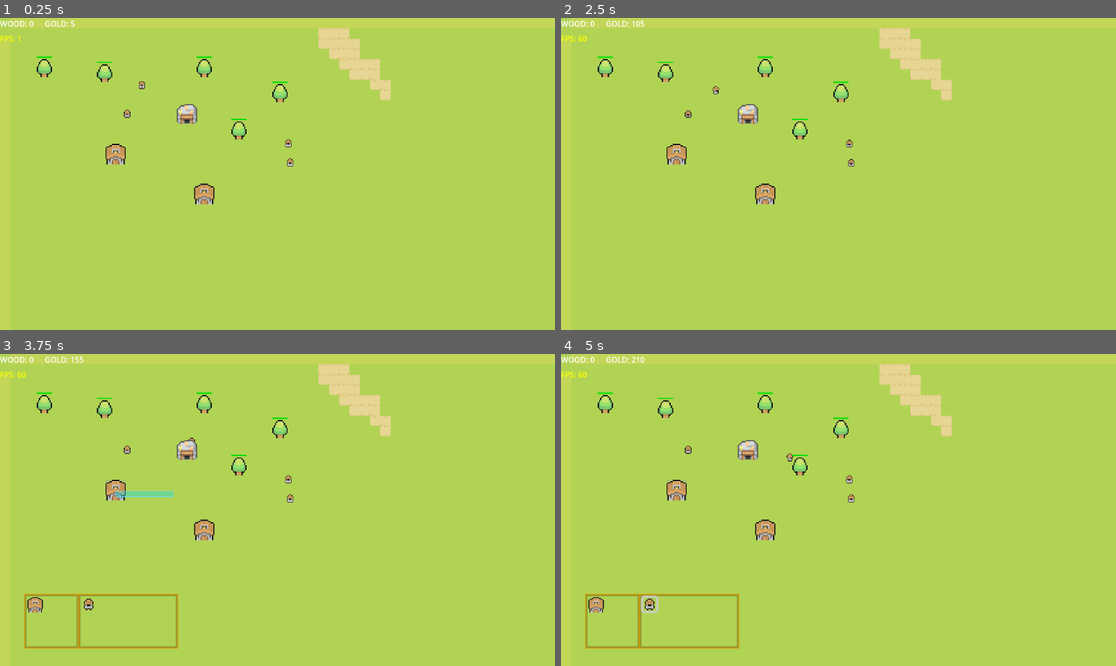
Above: before the commit, frames 1-4 (two rows, left to right).
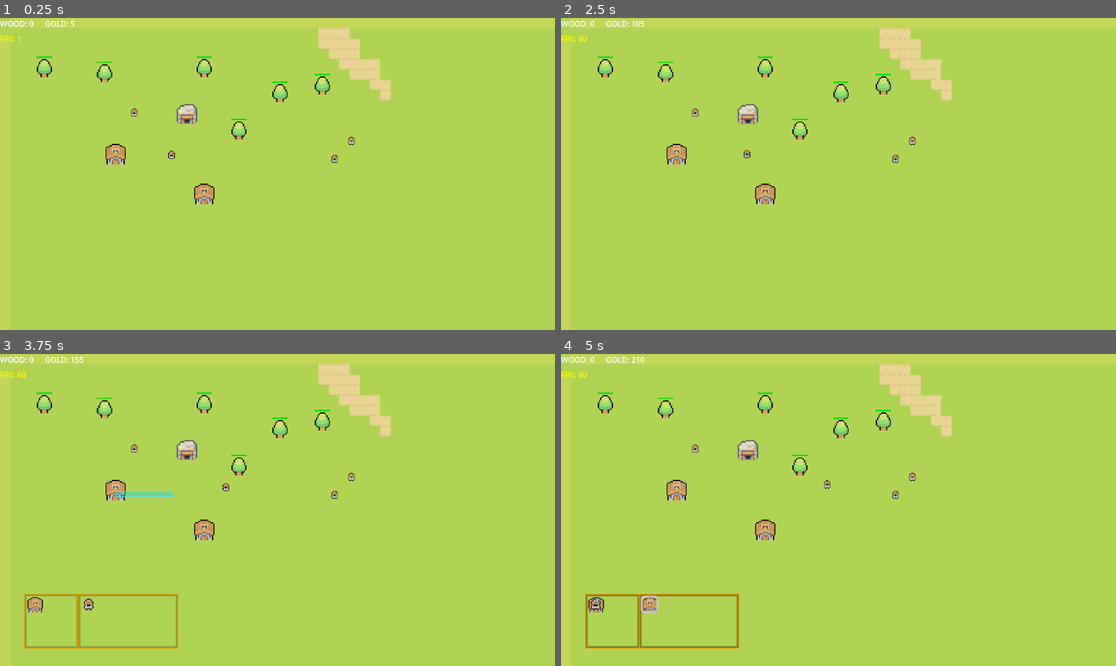
Above: after the commit, the same moments.

Repository: tavriec01/2d-rts-prototype
Game: Godot game, scene res://world.tscn
Same seed, same stepped clock (60 frames per second), same inputs: the game is played once before the commit and once after it.
Inputs (mouse positions are in pixels of both pictures, inside the frame that each line leads up to):
- Up to frame 1 (0.25 s): no input
- Up to frame 2 (2.5 s): drag from (705, 86) to (849, 164) at 0.52 s; drag from (849, 164) to (705, 86) at 1.27 s; move the mouse to (849, 145) at 2.02 s; hold Right (ui_right) from 2.03 s (still down); hold Right mouse button (RightClick) from 2.03 s (still down); tap A (AttackMove) at 2.1 s; click (849, 145) at 2.17 s
- Up to frame 3 (3.75 s): release Right (ui_right) at 2.75 s; release Right mouse button (RightClick) at 2.75 s; drag from (127, 453) to (288, 478) at 2.77 s; drag from (116, 497) to (288, 478) at 3.52 s
- Up to frame 4 (5 s): click (649, 603) at 4.25 s

The runs differ from the first frame. In frame 1, 0.4% of the frame differs, in the area x 22-64%, y 17-48%; in frame 2, 0.4%; in frame 3, 0.4%; in frame 4, 0.8%, in the area x 4-64%, y 17-94%.
Error before the commit: Invalid access to property or key 'target' on a base object of type 'CharacterBody2D (Unit)'. (res://Global/spawn_unit.gd:50)

Commit message:
SM engaging com soon

Diff:
--- a/Global/state_machine.gd
+++ b/Global/state_machine.gd
@@ -1,12 +1,12 @@
 extends Node
 class_name StateMachine
 
-var state = null
-var previous_state = null
-var new_state = null
+var state : int
+var previous_state : int
 var states = {}
 
 @onready var parent = get_parent()
+
 
 func _physics_process(delta):
 	if state != null:
@@ -15,25 +15,32 @@
 		if transition != null:
 			set_state(transition)
 
+
 func _state_logic(delta):
 	pass
+
 
 func _get_transition(delta):
 	pass
 
-func set_state(transition):
+
+func set_state(new_state):
 	previous_state = state
 	state = new_state
+
 	if previous_state != null:
 		_exit_state(previous_state, new_state)
 	if new_state != null:
 		_enter_state(new_state, previous_state)
 
-func _enter_state(new_state, previous_state):
-	pass
 
 func _exit_state(previous_state, new_state):
 	pass
 
+
+func _enter_state(new_state, previous_state):
+	pass
+
+
 func add_state(state_name):
 	states[state_name] = states.size()
--- a/Global/unit_sm.gd
+++ b/Global/unit_sm.gd
@@ -6,7 +6,7 @@
 	ATTACK_MOVE,
 	HOLD
 }
-var command = Commands.NONE
+var command : int = Commands.NONE
 
 enum CommandMods {
 	NONE,
@@ -31,7 +31,6 @@
 			command = Commands.HOLD
 			set_state(states.idle)
 		if Input.is_action_just_released("RightClick"):
-			parent.movement_target = event.position
 			set_state(states.moving)
 			match command_mod:
 				CommandMods.NONE:
@@ -47,82 +46,71 @@
 			parent.move_to_target(delta, parent.movement_target)
 		states.engaging:
 			if parent.attack_target.get_ref():
+				parent.isEngaging = true
 				parent.move_to_target(delta, parent.attack_target.get_ref().position)
 			else:
+				parent.isEngaging = false
 				set_state(states.idle)
 		states.attacking:
 			pass
 		states.dying:
 			pass
 
-func _enter_state(new_state, old_state):
-	print(new_state)
+func _enter_state(new_state, previous_state):
 	match state:
 		states.idle:
-			if parent.facing_forward:
-				parent.sprite.frames = parent.idle_forward_frames
-			else:
-				parent.sprite.frames = parent.idle_back_frames
+			pass
 		states.moving:
-			if parent.position.x < parent.movement_target.x:
-				parent.sprite.flip_h = false
-			elif parent.position.x > parent.movement_target.x:
-				parent.sprite.flip_h = true
-			if parent.position.y < parent.movement_target.y:
-				parent.sprite.frames = parent.walking_forward_frames
-				parent.facing_forward = true
-			elif parent.position.y > parent.movement_target.y:
-				parent.sprite.frames = parent.walking_back_frames
-				parent.facing_forward = false
+			pass
 		states.engaging:
-			if parent.position.x < parent.attack_target.get_ref().position.x:
-				parent.sprite.flip_h = false
-			elif parent.position.x > parent.attack_target.get_ref().position.x:
-				parent.sprite.flip_h = true
-			if parent.position.y < parent.attack_target.get_ref().position.y:
-				parent.sprite.frames = parent.walking_forward_frames
-				parent.facing_forward = true
-			elif parent.position.y > parent.attack_target.get_ref().position.y:
-				parent.sprite.frames = parent.walking_back_frames
-				parent.facing_forward = false
+			pass
 		states.attacking:
-			if parent.facing_forward:
-				parent.sprite.frames = parent.attack_forward_frames
-			else:
-				parent.sprite.frames = parent.attack_back_frames
+			pass
 		states.dying:
-			if parent.facing_forward:
-				parent.sprite.frames = parent.die_forward_frames
-			else:
-				parent.sprite.frames = parent.die_back_frames
+			pass
 
-func _exit_state(old_state, new_state):
-	match old_state:
+func _exit_state(previous_state, new_state):
+	match previous_state:
 		states.attacking:
 			if new_state == states.idle:
 				parent.attack_target = null
 		states.moving:
 			if new_state != states.moving and command != Commands.ATTACK_MOVE:
-				parent.movement_target = parent.positionS
+				parent.movement_target = parent.position
+				parent.path.remove_at(0)
 
 func _get_transition(delta):
 	match state:
 		states.idle:
-			if parent.closest_enemy() != null:
-				parent.attack_target = parent.closest_enemy()
-				set_state(states.engaging)
+			match command:
+				Commands.HOLD:
+					if parent.closest_enemy_within_range() != null:
+						parent.attack_target = weakref(parent.closest_enemy_within_range())
+						set_state(states.attacking)
+				Commands.ATTACK_MOVE:
+					set_state(states.moving)
+				Commands.NONE:
+					if parent.closest_enemy() != null:
+						parent.attack_target = weakref(parent.closest_enemy())
+						set_state(states.engaging)
 		states.moving:
+			if (command == Commands.ATTACK_MOVE):
+				if parent.closest_enemy() != null:
+					parent.attack_target = weakref(parent.closest_enemy())
+					set_state(states.engaging)
 			if parent.position.distance_to(parent.movement_target) < parent.target_max:
 				parent.movement_target = parent.position
+				parent.path.remove_at(0)
 				set_state(states.idle)
+				command = Commands.NONE
 		states.engaging:
 			if parent.closest_enemy_within_range() != null:
 				parent.attack_target = weakref(parent.closest_enemy())
-				if parent.attack_target.get_ref():
-					parent.attack_target.get_ref().take_damage()
-				set_state(states.engaging)
+				set_state(states.attacking)
 		states.attacking:
-			pass
+			if !parent.attack_target.get_ref():
+				set_state(states.idle)
+				parent.attack_target = null
 		states.dying:
 			pass
 
@@ -134,7 +122,7 @@
 		if parent.last_distance_to_target < parent.position.distance_to(parent.movement_target) + parent.move_treshold:
 			parent.movement_target = parent.position
 			parent.path.remove_at(0)
-			set_state("idle")
+			set_state(states.idle)
 
 
 func _on_animation_player_animation_finished(anim_name):
--- /dev/null
+++ b/Materials/blue_unit_shader_material.tres
@@ -0,0 +1,8 @@
+[gd_resource type="ShaderMaterial" load_steps=2 format=3]
+
+[ext_resource type="Shader" path="res://Materials/unit_shader_material.gdshader" id="1_g2km3"]
+
+[resource]
+shader = ExtResource("1_g2km3")
+shader_parameter/REPLACE_COLOR = Color(0.65098, 0.65098, 0.65098, 1)
+shader_parameter/FACTION_COLOR = Color(0.117647, 0.109804, 1, 1)
--- /dev/null
+++ b/Materials/red_unit_shader_material.tres
@@ -0,0 +1,8 @@
+[gd_resource type="ShaderMaterial" load_steps=2 format=3 uid="uid://7nawm3w7floa"]
+
+[ext_resource type="Shader" path="res://Materials/unit_shader_material.gdshader" id="1_tvs60"]
+
+[resource]
+shader = ExtResource("1_tvs60")
+shader_parameter/REPLACE_COLOR = Color(0.65098, 0.65098, 0.65098, 1)
+shader_parameter/FACTION_COLOR = Color(1, 0.0901961, 0.0588235, 1)
--- a/Materials/unit_shader_material.gdshader
+++ b/Materials/unit_shader_material.gdshader
@@ -1,15 +1,13 @@
 shader_type canvas_item;
 
+uniform vec4 REPLACE_COLOR : source_color;
+uniform vec4 FACTION_COLOR : source_color;
+
 void fragment() {
-    COLOR = texture(TEXTURE, UV); // Get pixel color from the image texture
-    float grey = .21 * COLOR.r + .71 * COLOR.g + .07 * COLOR.b;
-    COLOR.rgb = vec3(grey); // Change the color value
+	vec4 curr_color = texture(TEXTURE, UV);
+	if (curr_color == REPLACE_COLOR){
+		COLOR = FACTION_COLOR;
+	} else {
+		COLOR = curr_color;
+	}
 }
-	/*COLOR = texture(TEXTURE, UV);
-	vec4 curr_col = texture(TEXTURE, UV);
-	if (curr_col == vec4(166.0/255.0, 166.0/255.0, 166.0/255.0, 1)) {
-		COLOR == vec4(0.0/255.0, 77.0/255.0, 255.0/255.0, 1);
-	} else {
-		COLOR = curr_col;
-	}
-}*/
--- a/Materials/unit_shader_material.tres
+++ /dev/null
@@ -1,6 +0,0 @@
-[gd_resource type="ShaderMaterial" load_steps=2 format=3 uid="uid://c08fqfh0m5fe2"]
-
-[ext_resource type="Shader" path="res://Materials/unit_shader_material.gdshader" id="1_tvs60"]
-
-[resource]
-shader = ExtResource("1_tvs60")
--- a/unit/Unit.gd
+++ b/unit/Unit.gd
@@ -8,18 +8,18 @@
 @onready var line = get_tree().get_root().get_node("World/Drawing/Line2D")
 @onready var astar = get_tree().get_root().get_node("World/Astar")
 @onready var worldPath = get_tree().get_root().get_node("World")
-@onready var raySE = get_node("RaySE")
-@onready var raySW = get_node("RaySW")
-@onready var rayNE = get_node("RayNE")
-@onready var rayNW = get_node("RayNW")
-@onready var rayE = get_node("RayE")
-@onready var rayW = get_node("RayW")
+@onready var raySE = get_node("Detector/RaySE")
+@onready var raySW = get_node("Detector/RaySW")
+@onready var rayNE = get_node("Detector/RayNE")
+@onready var rayNW = get_node("Detector/RayNW")
+@onready var rayE = get_node("Detector/RayE")
+@onready var rayW = get_node("Detector/RayW")
 @onready var stopTimer = get_node("StopTimer")
 @onready var state_machine = get_node("UnitSM")
 @onready var coll_shape = get_node("CollisionShape2d")
 
 var _timer = 0
-
+# movement
 var path = PackedVector2Array()
 var path_straight = PackedVector2Array()
 var bypass = PackedVector2Array()
@@ -42,9 +42,17 @@
 var sub_state
 
 # materials
-var enemy_material = load("res://Materials/unit_shader_material.tres")
+var red_material = preload("res://Materials/red_unit_shader_material.tres")
+var blue_material = preload("res://Materials/blue_unit_shader_material.tres")
+#var green_material = preload("res://Materials/unit_shader_material.tres")
+#var violet_material = preload("res://Materials/unit_shader_material.tres")
+#var orange_material = preload("res://Materials/unit_shader_material.tres")
+#var black_material = preload("res://Materials/unit_shader_material.tres")
+#var light_green_material = preload("res://Materials/unit_shader_material.tres")
+#var yellow_material = preload("res://Materials/unit_shader_material.tres")
 
 # combat
+var isEngaging = false
 var attack_range = 20
 var health = 50
 var damage_amount = 20
@@ -56,11 +64,29 @@
 
 func _ready():
 	#set_state(state)
-	if unit_owner == 1:
-		material = enemy_material
+	set_owner_material(unit_owner)
 	set_selected(selected)
 	add_to_group("units", true)
 
+func set_owner_material(owner):
+	if owner == 0:
+		self.set_material(red_material)
+		#print(get_material())
+	if owner == 1:
+		self.set_material(blue_material)
+		#print(get_material())
+	if owner == 2:
+		set_material(blue_material)
+	if owner == 3:
+		set_material(blue_material)
+	if owner == 4:
+		set_material(blue_material)
+	if owner == 5:
+		set_material(blue_material)
+	if owner == 6:
+		set_material(blue_material)
+	if owner == 7:
+		set_material(blue_material)
 
 func set_state(s, sub=""):
 	_timer = 0
@@ -85,13 +111,21 @@
 	_timer += delta
 
 	#call(state)
+	if isFollowCursor:
+		if selected:
+			movement_target = get_global_mouse_position()
 	move_to_target(delta, movement_target)
-	print(get_state())
 	#if !is_nan(SpeedComputed.x) or !is_nan(SpeedComputed.y):
 		#if SpeedComputed.x == 0 or SpeedComputed.y == 0:
 			#find_path()
 
 func move_to_target(delta, tar):
+	velocity = Vector2.ZERO
+	velocity = position.direction_to(tar) * Speed
+	restart_stopTimer()
+	move_and_slide()
+
+func move_to_target2(delta, tar):
 	if isFollowCursor:
 		if selected:
 			#bypass.clear()
@@ -102,6 +136,12 @@
 			path_straight.remove_at(1)
 			path_straight.append(targetFinal)
 			set_path(path_straight)
+	if isEngaging:
+		targetFinal = tar
+		path_straight.remove_at(1)
+		path_straight.append(targetFinal)
+		set_path(path_straight)
+		#print(path_straight)
 	if !path.is_empty():
 		_move_along_path(delta)
 		animates_unit(velocity)
@@ -110,32 +150,33 @@
 
 func set_path(_path: PackedVector2Array):
 	path = _path
+	print(path)
 	if path != bypass or path != path_straight:
 		path = path.slice(1)
-	for i in range(path.size()):
-		var count_startX = i
-		var count_currX = i
-		var count_startY = i
-		var count_currY = i
-		#print(path)
-		while count_currX < path.size()-1 and path[count_currX].x == path[count_currX+1].x:
-			#print(path[count_curr])
-			if path[count_currX+1] != null:
-				count_currX+=1
-		if count_currX != count_startX:
-			if count_currX-count_startX > 2:
-				for j in count_currX-count_startX-1:
-					if count_startX+j < path.size()-1:
-						path.remove_at(count_startX+j)
-		while count_currY < path.size()-1 and path[count_currY].y == path[count_currY+1].y:
-			#print(path[count_curr])
-			if path[count_currY+1] != null:
-				count_currY+=1
-		if count_currY != count_startY:
-			if count_currY-count_startY > 2:
-				for j in count_currY-count_startY-1:
-					if count_startY+j < path.size()-1:
-						path.remove_at(count_startY+j)
+		for i in range(path.size()):
+			var count_startX = i
+			var count_currX = i
+			var count_startY = i
+			var count_currY = i
+			#print(path)
+			while count_currX < path.size()-1 and path[count_currX].x == path[count_currX+1].x:
+				#print(path[count_curr])
+				if path[count_currX+1] != null:
+					count_currX+=1
+			if count_currX != count_startX:
+				if count_currX-count_startX > 2:
+					for j in count_currX-count_startX-1:
+						if count_startX+j < path.size()-1:
+							path.remove_at(count_startX+j)
+			while count_currY < path.size()-1 and path[count_currY].y == path[count_currY+1].y:
+				#print(path[count_curr])
+				if path[count_currY+1] != null:
+					count_currY+=1
+			if count_currY != count_startY:
+				if count_currY-count_startY > 2:
+					for j in count_currY-count_startY-1:
+						if count_startY+j < path.size()-1:
+							path.remove_at(count_startY+j)
 
 func search_for_obstacles():
 	#print(rayNE.is_colliding(), raySE.is_colliding())
@@ -194,7 +235,6 @@
 	if get_slide_collision_count() and stopTimer.is_stopped():
 		stopTimer.start()
 		last_position = position
-		last_distance_to_target = last_position.distance_to(movement_target)
 
 func _rotate_to_path(point):
 	var dir_to_point = position.direction_to(point).normalized() * Speed
@@ -273,6 +313,7 @@
 	else:
 		return false
 
+
 func closest_enemy() -> Unit:
 	if possible_targets.size() > 0:
 		possible_targets.sort_custom(_compare_distance)
@@ -280,17 +321,23 @@
 	else:
 		return null
 
+
 func closest_enemy_within_range() -> Unit:
-	if closest_enemy().position.distance_to(position) < attack_range:
-		return closest_enemy()
+	if closest_enemy():
+		if closest_enemy().position.distance_to(position) < attack_range:
+			return closest_enemy()
+		else:
+			return null
 	else:
 		return null
+
 
 func target_within_range() -> bool:
 	if attack_target.get_ref().position.distance_to(position) < attack_range:
 		return true
 	else:
 		return false
+
 
 func take_damage(amount) -> bool:
 	health -= amount
@@ -301,5 +348,6 @@
 	else:
 		return true
 
+
 func get_state():
 	return state_machine.state
--- a/unit/Unit.tscn
+++ b/unit/Unit.tscn
@@ -1,15 +1,16 @@
-[gd_scene load_steps=18 format=3 uid="uid://ckuhr1f13g1q"]
+[gd_scene load_steps=19 format=3 uid="uid://b8jeaiw5o6bw1"]
 
 [ext_resource type="Script" path="res://unit/Unit.gd" id="1_ppg3l"]
-[ext_resource type="Material" uid="uid://c08fqfh0m5fe2" path="res://Materials/unit_shader_material.tres" id="1_vqegu"]
+[ext_resource type="Material" path="res://Materials/blue_unit_shader_material.tres" id="1_rus1v"]
+[ext_resource type="Material" uid="uid://7nawm3w7floa" path="res://Materials/red_unit_shader_material.tres" id="1_vh0ca"]
 [ext_resource type="Texture2D" uid="uid://c8b1mobskyhll" path="res://assets/MiniWorldSprites/Characters/Workers/FarmerTemplate.png" id="2_sxl4r"]
 [ext_resource type="PackedScene" uid="uid://douchdm2flran" path="res://Global/unit_sm.tscn" id="4_g663q"]
 
-[sub_resource type="CapsuleShape2D" id="CapsuleShape2D_xvx88"]
+[sub_resource type="CapsuleShape2D" id="CapsuleShape2D_rs04c"]
 radius = 2.0
 height = 6.0
 
-[sub_resource type="StyleBoxFlat" id="StyleBoxFlat_lg65p"]
+[sub_resource type="StyleBoxFlat" id="StyleBoxFlat_2ct8w"]
 bg_color = Color(0.6, 0.6, 0.6, 0)
 border_width_left = 1
 border_width_top = 1
@@ -169,34 +170,33 @@
 "values": [6, 7, 6, 9]
 }
 
-[sub_resource type="AnimationLibrary" id="AnimationLibrary_mwo7k"]
+[sub_resource type="AnimationLibrary" id="AnimationLibrary_heupw"]
 _data = {
-"RESET": SubResource("Animation_cxyvq"),
-"down_idle": SubResource("Animation_f68co"),
-"down_walk": SubResource("Animation_yrrpy"),
-"left_idle": SubResource("Animation_7fvbb"),
-"left_walk": SubResource("Animation_nu0ro"),
-"right_idle": SubResource("Animation_abq65"),
-"right_walk": SubResource("Animation_oddex"),
-"top_idle": SubResource("Animation_bflj5"),
-"top_walk": SubResource("Animation_7mhjd")
-}
-
-[sub_resource type="CircleShape2D" id="CircleShape2D_y5vva"]
+"RESET": SubResource("Animation_q41ia"),
+"down_idle": SubResource("Animation_e7ewj"),
+"down_walk": SubResource("Animation_ijpvr"),
+"left_idle": SubResource("Animation_5bwmw"),
+"left_walk": SubResource("Animation_6o47l"),
+"right_idle": SubResource("Animation_g54ap"),
+"right_walk": SubResource("Animation_pecho"),
+"top_idle": SubResource("Animation_5d812"),
+"top_walk": SubResource("Animation_st5l3")
+}
+
+[sub_resource type="CircleShape2D" id="CircleShape2D_40vbv"]
 radius = 75.0
 
 [node name="Unit" type="CharacterBody2D"]
 y_sort_enabled = true
-material = ExtResource("1_vqegu")
+material = ExtResource("1_vh0ca")
 use_parent_material = true
 script = ExtResource("1_ppg3l")
-unit_owner = 1
 
 [node name="CollisionShape2d" type="CollisionShape2D" parent="."]
 visible = false
 position = Vector2(0, 5)
 rotation = 1.5708
-shape = SubResource("CapsuleShape2D_xvx88")
+shape = SubResource("CapsuleShape2D_rs04c")
 
 [node name="Box" type="Panel" parent="."]
 visible = false
@@ -204,11 +204,11 @@
 offset_top = -7.0
 offset_right = 6.0
 offset_bottom = 9.0
-theme_override_styles/panel = SubResource("StyleBoxFlat_lg65p")
+theme_override_styles/panel = SubResource("StyleBoxFlat_2ct8w")
 metadata/_edit_use_anchors_ = true
 
 [node name="FarmerTemplate" type="Sprite2D" parent="."]
-material = ExtResource("1_vqegu")
+material = ExtResource("1_rus1v")
 use_parent_material = true
 position = Vector2(0, 1)
 texture = ExtResource("2_sxl4r")
@@ -218,33 +218,33 @@
 
 [node name="AnimationPlayer" type="AnimationPlayer" parent="."]
 libraries = {
-"": SubResource("AnimationLibrary_mwo7k")
-}
-
-[node name="Node2D" type="Node2D" parent="."]
+"": SubResource("AnimationLibrary_heupw")
+}
+
+[node name="Detector" type="Node2D" parent="."]
 visible = false
 
-[node name="RaySE" type="RayCast2D" parent="Node2D"]
+[node name="RaySE" type="RayCast2D" parent="Detector"]
 position = Vector2(0, 6)
 target_position = Vector2(4, 4)
 
-[node name="RayNW" type="RayCast2D" parent="Node2D"]
+[node name="RayNW" type="RayCast2D" parent="Detector"]
 position = Vector2(0, 6)
 target_position = Vector2(-4, -4)
 
-[node name="RaySW" type="RayCast2D" parent="Node2D"]
+[node name="RaySW" type="RayCast2D" parent="Detector"]
 position = Vector2(0, 6)
 target_position = Vector2(-4, 4)
 
-[node name="RayW" type="RayCast2D" parent="Node2D"]
+[node name="RayW" type="RayCast2D" parent="Detector"]
 position = Vector2(0, 6)
 target_position = Vector2(-7, 0)
 
-[node name="RayNE" type="RayCast2D" parent="Node2D"]
+[node name="RayNE" type="RayCast2D" parent="Detector"]
 position = Vector2(0, 6)
 target_position = Vector2(4, -4)
 
-[node name="RayE" type="RayCast2D" parent="Node2D"]
+[node name="RayE" type="RayCast2D" parent="Detector"]
 position = Vector2(0, 6)
 target_position = Vector2(7, 0)
 
--- a/world.tscn
+++ b/world.tscn
@@ -51,18 +51,18 @@
 y_sort_enabled = true
 
 [node name="Unit59" parent="Units" groups=["units"] instance=ExtResource("3_c6l8b")]
-position = Vector2(221, 104)
-unit_owner = 0
+position = Vector2(209, 147)
 
 [node name="Unit60" parent="Units" groups=["units"] instance=ExtResource("3_c6l8b")]
-position = Vector2(452, 225)
+position = Vector2(547, 191)
+unit_owner = 1
 
 [node name="Unit61" parent="Units" groups=["units"] instance=ExtResource("3_c6l8b")]
-position = Vector2(449, 195)
+position = Vector2(521, 219)
+unit_owner = 1
 
 [node name="Unit62" parent="Units" groups=["units"] instance=ExtResource("3_c6l8b")]
-position = Vector2(198, 149)
-unit_owner = 0
+position = Vector2(267, 213)
 
 [node name="Objects" type="Node2D" parent="."]
 y_sort_enabled = true
@@ -80,7 +80,7 @@
 position = Vector2(436, 121)
 
 [node name="Tree5" parent="Objects" instance=ExtResource("5_o4sli")]
-position = Vector2(436, 121)
+position = Vector2(502, 109)
 
 [node name="Tree2" parent="Objects" instance=ExtResource("5_o4sli")]
 position = Vector2(69, 82)
Not shown: 2 places in Global/spawn_unit.tscn that only renumber resources
Not shown: 2 places in Global/unit_panel.tscn that only renumber resources
Not shown: 10 places in unit/Unit.tscn that only renumber resources
Not shown: 1 places in world.tscn that only renumber resources
